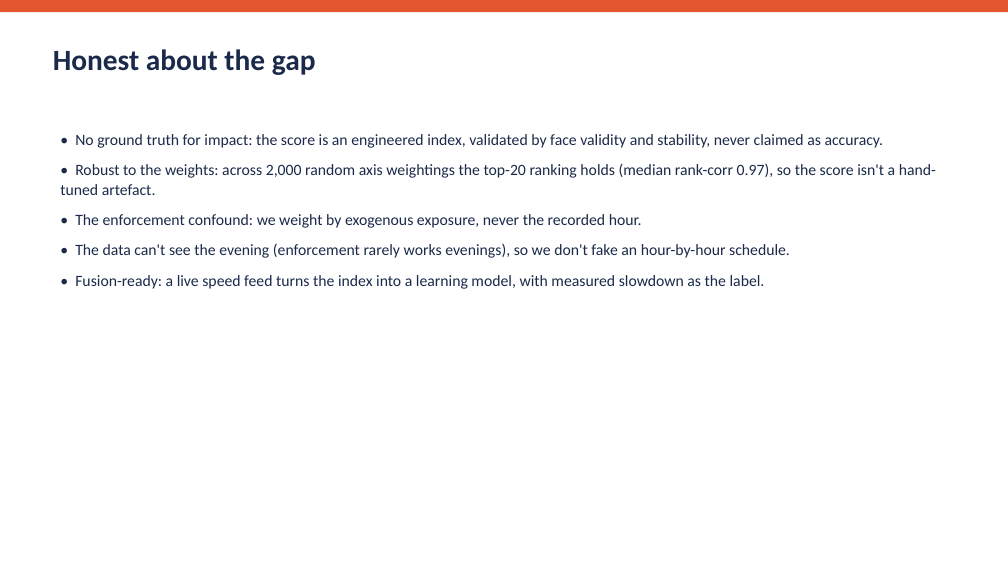
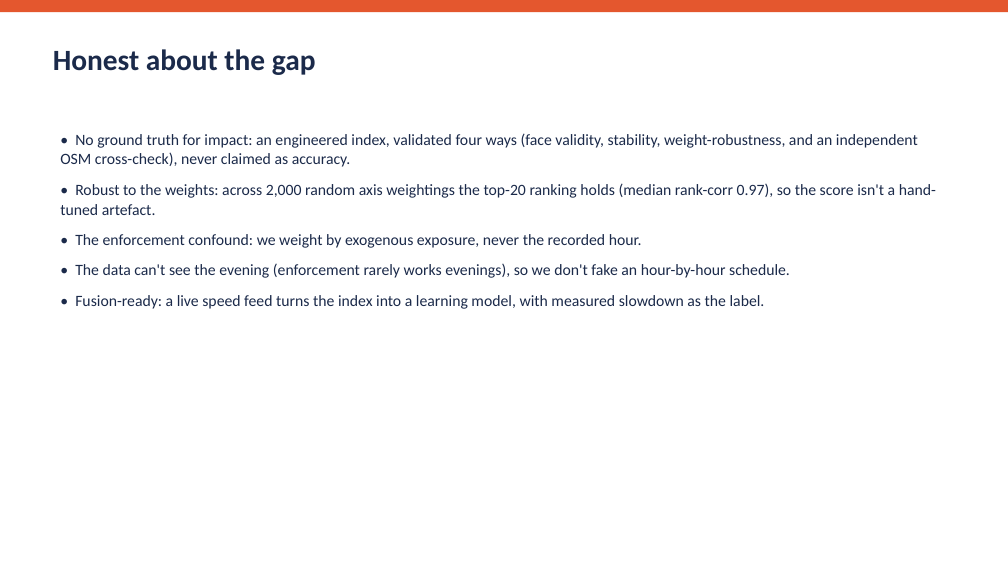
Before and after one commit to senku14x/Flipkart-Gridlock, a slide deck: slide 16 of submission/ParkPulse_Pitch_Deck.pptx (slide 15 before the commit). Drawn at 1008x567 pixels with LibreOffice and Linux fonts; fonts in the diff are those of the drawing. Boxes give left, top, right and bottom in pixels: in the first picture for what was removed or moved away, otherwise in the second. Text is boxed around its words. In the diff, an @@ line names an element or a change of style, - is before the commit and + after.

```diff
--- a/submission/ParkPulse_Pitch_Deck.pptx
+++ b/submission/ParkPulse_Pitch_Deck.pptx
@@ text at box(60, 133, 918, 167): text changed @@
-• No ground truth for impact: the score is an engineered index, validated by face validity and stability, never claimed as accuracy.
+• No ground truth for impact: an engineered index, validated four ways (face validity, stability, weight-robustness, and an independent OSM cross-check), never claimed as accuracy.
```
Also in this commit, not shown: 1 slide added, 16 other files.
